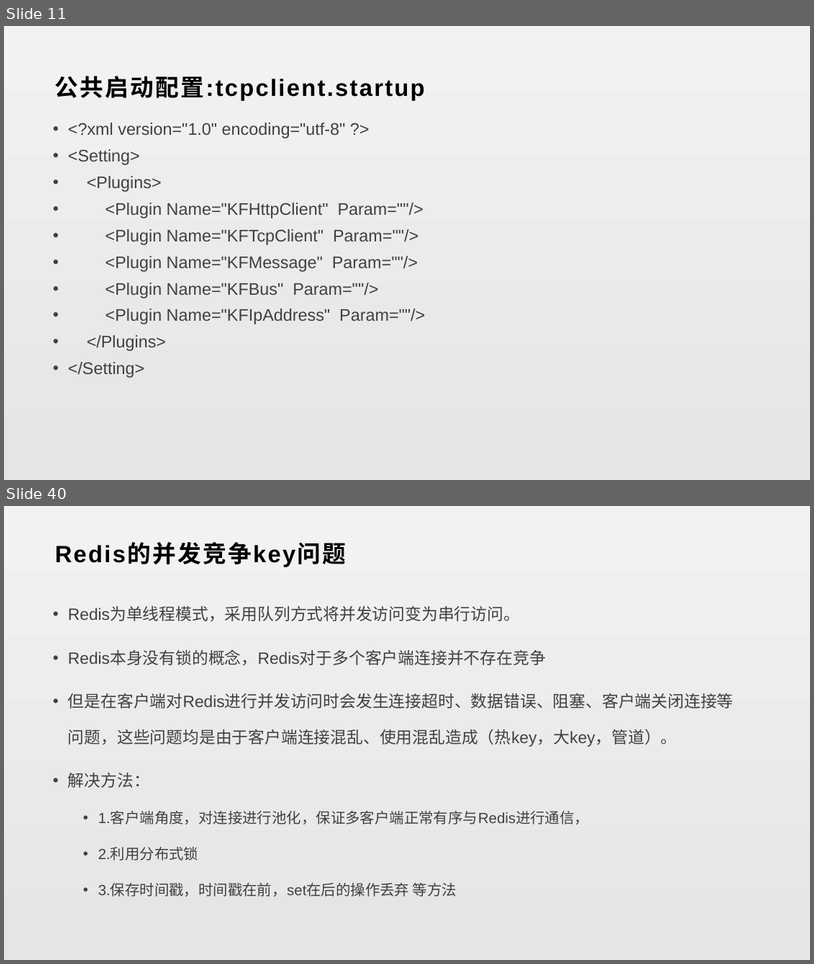
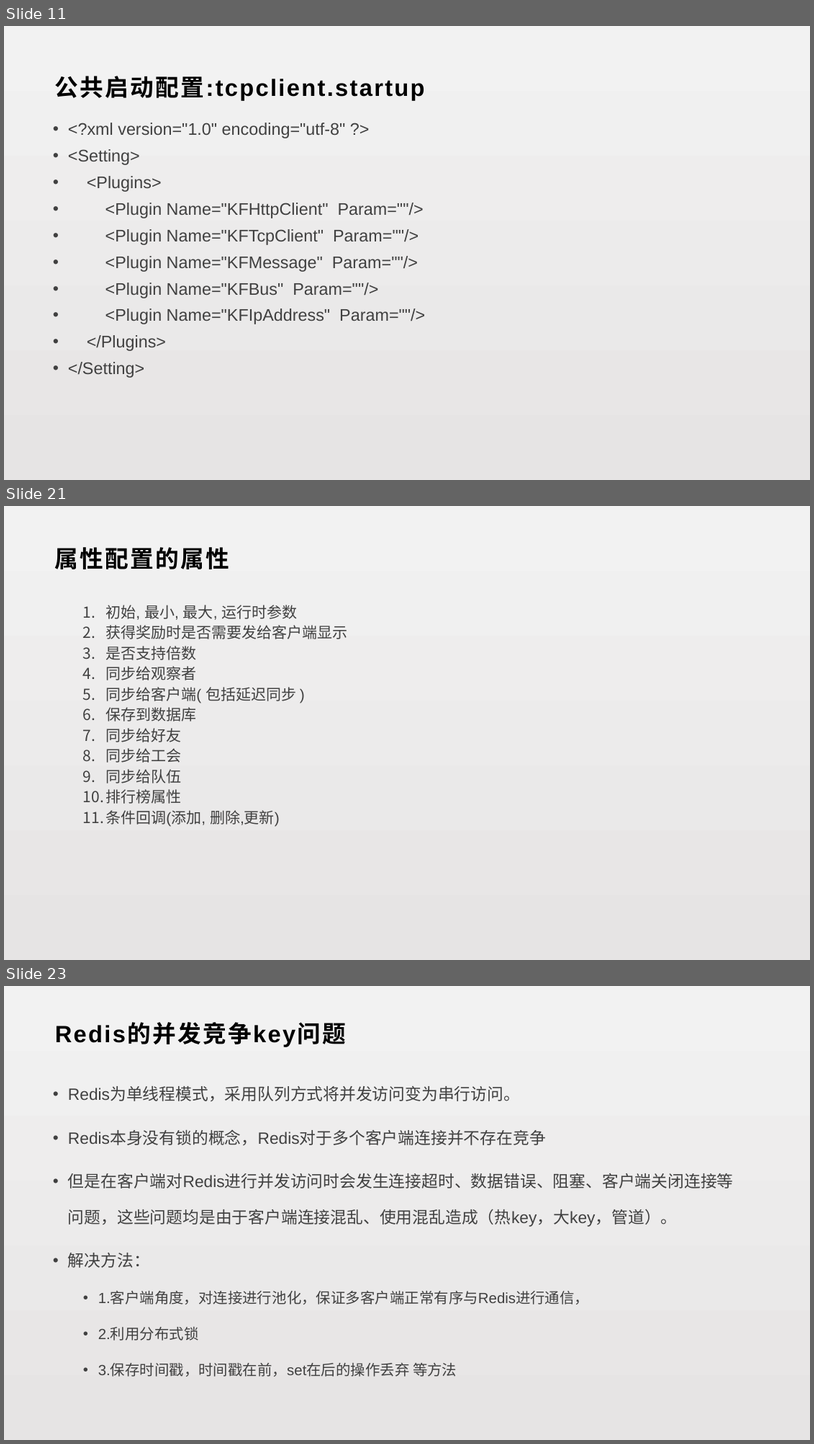
Before and after one commit to lori227/KFrame, a slide deck: _doc/KFrame.pptx. Shown one above the other, each under a label of ours: slides 11 and 40 before the commit, slides 11, 21 and 23 after it; the slides between them are not shown. The pictures are 814x964 and 814x1444 pixels, drawn with LibreOffice and Linux fonts; fonts in the diff are those of the drawing. Boxes give left, top, right and bottom in pixels: in the first picture for what was removed or moved away, otherwise in the second. Text is boxed around its words. In the diff, an @@ line names an element or a change of style, - is before the commit and + after.

```diff
--- a/_doc/KFrame.pptx
+++ b/_doc/KFrame.pptx
@@ slide 21 added at <box>4,506,810,960</box>, background gradient #F2F2F2 to #E6E4E4 @@
@@ text added at <box>55,547,229,569</box>, 28 pt, text #000000, bold @@
+属性配置的属性
@@ text added at <box>106,605,347,826</box>, 18 pt, text #404040 @@
+  1. 初始, 最小, 最大, 运行时参数
+  2. 获得奖励时是否需要发给客户端显示
+  3. 是否支持倍数
+  4. 同步给观察者
+  5. 同步给客户端( 包括延迟同步 )
+  6. 保存到数据库
+  7. 同步给好友
+  8. 同步给工会
+  9. 同步给队伍
+  10. 排行榜属性
+  11. 条件回调(添加, 删除,更新)
@@ what was slide 40 is now slide 23 @@
```
Also in this commit, not shown: 10 other slides added, 28 slides removed, 1 other file.
